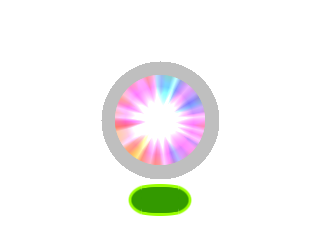
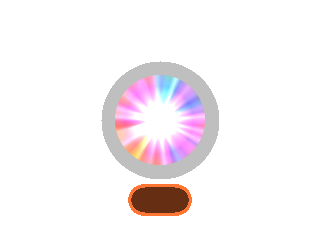
Two versions of the same layered image (320 × 240). Layer-by-layer changes:
painted on "fg", masked it over [115, 75, 205, 216]
